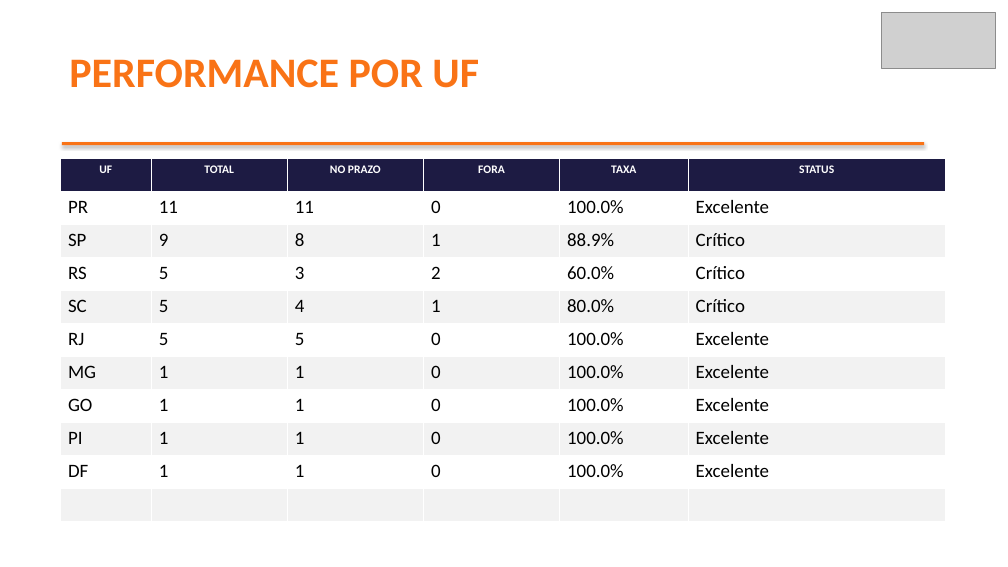
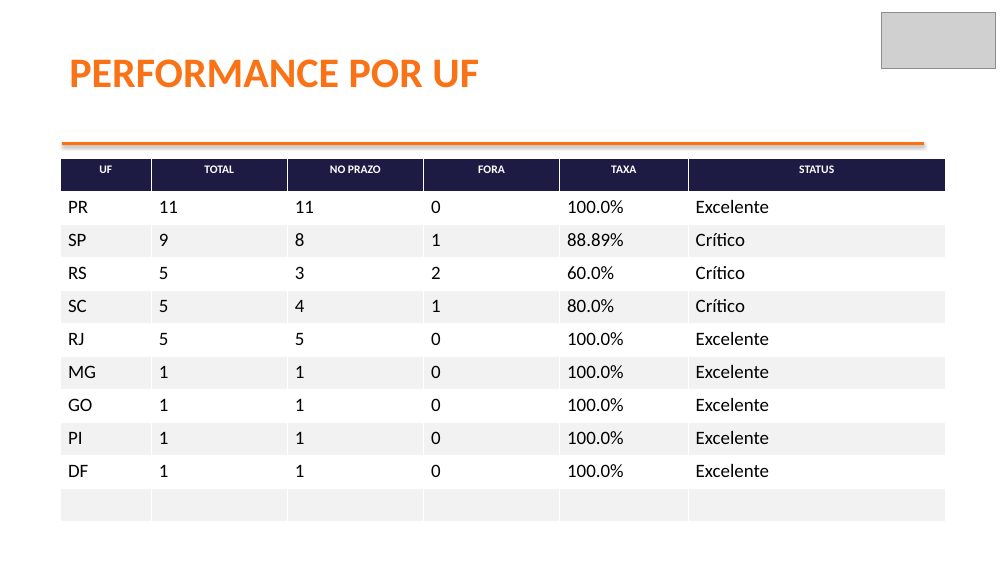
Before and after one commit to brendaelicia-sketch/PortoEX, a slide deck: slide 5 of pptx/maio_2026/ACQUA_SOLAR_COMERCIO_DE_EQUIPA.pptx. Drawn at 1008x567 pixels with LibreOffice and Linux fonts; fonts in the diff are those of the drawing; grey boxes stand for pictures. Boxes give left, top, right and bottom in pixels: in the first picture for what was removed or moved away, otherwise in the second. Text is boxed around its words. In the diff, an @@ line names an element or a change of style, - is before the commit and + after.

```diff
--- a/pptx/maio_2026/ACQUA_SOLAR_COMERCIO_DE_EQUIPA.pptx
+++ b/pptx/maio_2026/ACQUA_SOLAR_COMERCIO_DE_EQUIPA.pptx
@@ table at (x1=60, y1=159, x2=945, y2=522) @@
-row 3, column 5: 88.9%
+row 3, column 5: 88.89%
```
Also in this commit, not shown: 4 other slides changed, 1 slide added, 1 slide removed.
